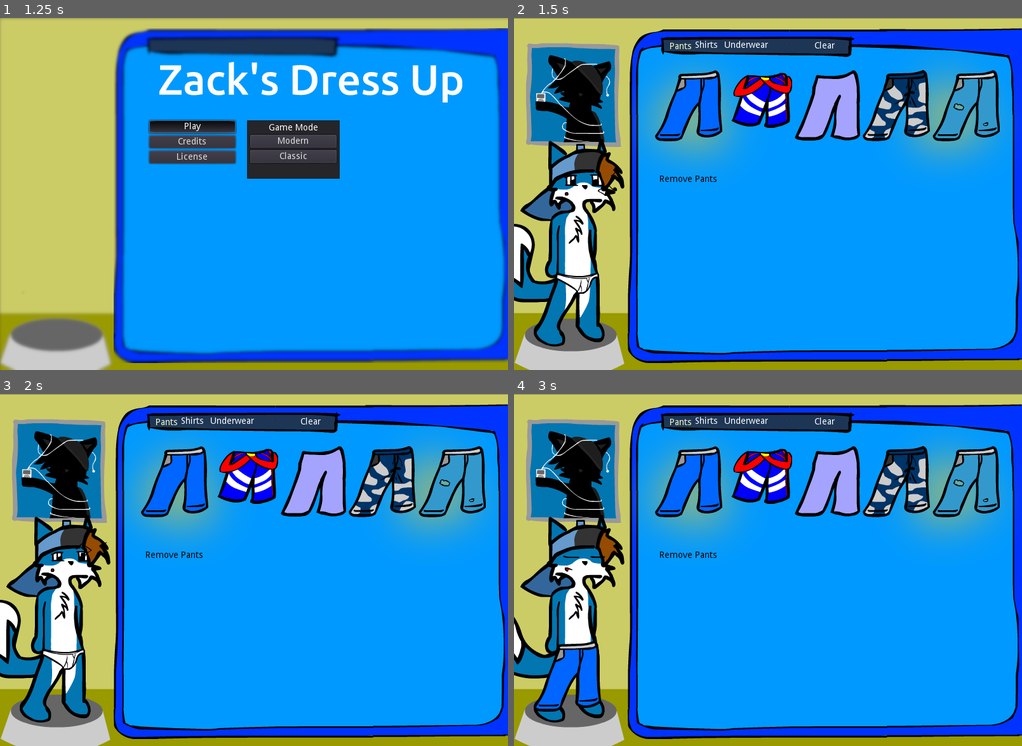
Above: before the commit, frames 1-4 (two rows, left to right).
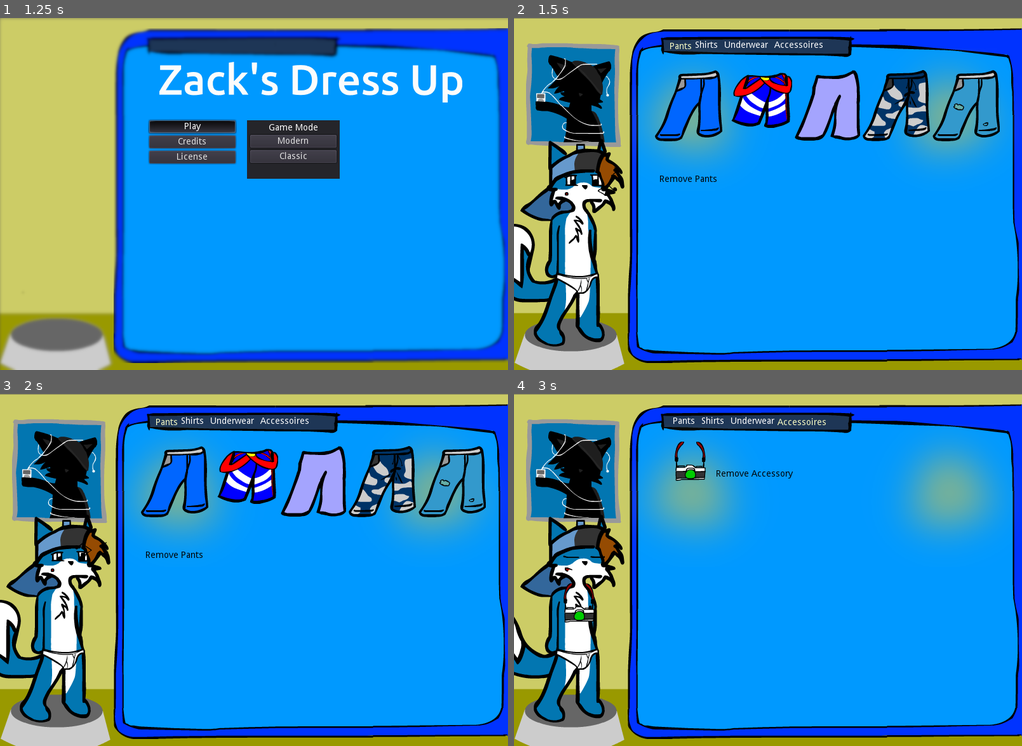
Above: after the commit, the same moments.

Repository: tonytins/dressupzack
Game: Godot game, scene res://TitleScn.tscn
Two runs of this game, one before a commit and one after it. Both use one fixed random seed, a clock stepped at 60 frames per second and the inputs below. Before the commit the project starts from res://StartScn.tscn.
Inputs (mouse positions are in pixels of both pictures, inside the frame that each line leads up to):
- Up to frame 1 (1.25 s): click "Play" at 0.5 s
- Up to frame 2 (1.5 s): click "Modern" at 1.25 s
- Up to frame 3 (2 s): no input
- Up to frame 4 (3 s): click (823, 422) at 2 s, where only the run before the commit has a clickable "Clear"; click (681, 474) at 2.77 s

Frame 1 is identical in both runs. In frame 2, 0.1% of the frame differs, in the area x 51-64%, y 6-9%; in frame 3, 0.1%; in frame 4, 11%, in the area x 4-96%, y 6-91%.

Commit message:
New underwear and varies internal tweaks
- New item for both modes: fundosi. This will be last new item in Classic mode due to the limitions in how it was designed.
- Certain assets for Classic mode have moved to the /classic directory.
- New accessories layor in Modern mode. The camera item to return. However, I had to get rid of the Clear [all] button.
- WinDialogs and GameKit are now autoloaded.
- StartScn was renamed to TitleScn.
- The boot splash (formally the game splash) is now transparent in order to let the game engine provide the background color.

Diff:
--- a/project/ClassicClothes.tscn
+++ b/project/ClassicClothes.tscn
@@ -1,25 +1,26 @@
-[gd_scene load_steps=19 format=2]
-
-[ext_resource path="res://assets/briefs_classic.png" type="Texture" id=1]
+[gd_scene load_steps=20 format=2]
+
+[ext_resource path="res://assets/classic/briefs_classic.png" type="Texture" id=1]
 [ext_resource path="res://src/ItemDrag.gd" type="Script" id=2]
-[ext_resource path="res://assets/zbriefs_classic.png" type="Texture" id=3]
-[ext_resource path="res://assets/jeans.png" type="Texture" id=4]
-[ext_resource path="res://assets/dj_shorts.png" type="Texture" id=5]
-[ext_resource path="res://assets/sweat_pants.png" type="Texture" id=6]
-[ext_resource path="res://assets/blue_camo_jeans.png" type="Texture" id=7]
-[ext_resource path="res://assets/beat_up_jeans.png" type="Texture" id=8]
-[ext_resource path="res://assets/old_sweatshirt.png" type="Texture" id=9]
-[ext_resource path="res://assets/dj_shirt.png" type="Texture" id=10]
-[ext_resource path="res://assets/raw_shirt.png" type="Texture" id=11]
-[ext_resource path="res://assets/atomic_shirt.png" type="Texture" id=12]
-[ext_resource path="res://assets/z_shirt.png" type="Texture" id=13]
-[ext_resource path="res://assets/biker_jacket.png" type="Texture" id=14]
-[ext_resource path="res://assets/whatsnew_shirt.png" type="Texture" id=15]
-[ext_resource path="res://assets/train_hoodie.png" type="Texture" id=16]
-[ext_resource path="res://assets/camera.png" type="Texture" id=17]
-[ext_resource path="res://assets/owo_censor_classic.png" type="Texture" id=18]
-
-[node name="Clothes" type="Node"]
+[ext_resource path="res://assets/classic/zbriefs_classic.png" type="Texture" id=3]
+[ext_resource path="res://assets/classic/fundosi_classic.png" type="Texture" id=4]
+[ext_resource path="res://assets/jeans.png" type="Texture" id=5]
+[ext_resource path="res://assets/dj_shorts.png" type="Texture" id=6]
+[ext_resource path="res://assets/sweat_pants.png" type="Texture" id=7]
+[ext_resource path="res://assets/blue_camo_jeans.png" type="Texture" id=8]
+[ext_resource path="res://assets/beat_up_jeans.png" type="Texture" id=9]
+[ext_resource path="res://assets/old_sweatshirt.png" type="Texture" id=10]
+[ext_resource path="res://assets/dj_shirt.png" type="Texture" id=11]
+[ext_resource path="res://assets/raw_shirt.png" type="Texture" id=12]
+[ext_resource path="res://assets/atomic_shirt.png" type="Texture" id=13]
+[ext_resource path="res://assets/z_shirt.png" type="Texture" id=14]
+[ext_resource path="res://assets/biker_jacket.png" type="Texture" id=15]
+[ext_resource path="res://assets/whatsnew_shirt.png" type="Texture" id=16]
+[ext_resource path="res://assets/train_hoodie.png" type="Texture" id=17]
+[ext_resource path="res://assets/classic/camera_classic.png" type="Texture" id=18]
+[ext_resource path="res://assets/classic/owo_censor_classic.png" type="Texture" id=19]
+
+[node name="Clothes" type="Node" index="0"]
 
 [node name="Wordrobe" type="ReferenceRect" parent="." index="0"]
 
@@ -46,10 +47,10 @@
 anchor_top = 0.0
 anchor_right = 0.0
 anchor_bottom = 0.0
-margin_left = 517.0
-margin_top = 462.0
-margin_right = 585.0
-margin_bottom = 496.0
+margin_left = 64.0
+margin_top = 397.0
+margin_right = 132.0
+margin_bottom = 431.0
 rect_pivot_offset = Vector2( 0, 0 )
 rect_clip_content = false
 focus_mode = 2
@@ -70,10 +71,10 @@
 anchor_top = 0.0
 anchor_right = 0.0
 anchor_bottom = 0.0
-margin_left = 403.0
-margin_top = 463.0
-margin_right = 471.0
-margin_bottom = 497.0
+margin_left = 371.0
+margin_top = 460.0
+margin_right = 439.0
+margin_bottom = 494.0
 rect_pivot_offset = Vector2( 0, 0 )
 rect_clip_content = false
 focus_mode = 2
@@ -86,6 +87,31 @@
 shortcut = null
 group = null
 texture_normal = ExtResource( 3 )
+script = ExtResource( 2 )
+_sections_unfolded = [ "Textures" ]
+
+[node name="Fundosi" type="TextureButton" parent="Wordrobe/Underwear" index="2"]
+
+anchor_left = 0.0
+anchor_top = 0.0
+anchor_right = 0.0
+anchor_bottom = 0.0
+margin_left = 508.0
+margin_top = 459.0
+margin_right = 576.0
+margin_bottom = 499.0
+rect_pivot_offset = Vector2( 0, 0 )
+rect_clip_content = false
+focus_mode = 2
+mouse_filter = 0
+mouse_default_cursor_shape = 0
+size_flags_horizontal = 1
+size_flags_vertical = 1
+toggle_mode = false
+enabled_focus_mode = 2
+shortcut = null
+group = null
+texture_normal = ExtResource( 4 )
 script = ExtResource( 2 )
 _sections_unfolded = [ "Textures" ]
 
@@ -441,7 +467,7 @@
 enabled_focus_mode = 2
 shortcut = null
 group = null
-texture_normal = ExtResource( 17 )
+texture_normal = ExtResource( 18 )
 script = ExtResource( 2 )
 _sections_unfolded = [ "Textures" ]
 
@@ -466,7 +492,7 @@
 enabled_focus_mode = 2
 shortcut = null
 group = null
-texture_normal = ExtResource( 18 )
+texture_normal = ExtResource( 19 )
 script = ExtResource( 2 )
 _sections_unfolded = [ "Textures" ]
 
@@ -474,6 +500,8 @@
 
 [connection signal="gui_input" from="Wordrobe/Underwear/ZBriefs" to="Wordrobe/Underwear/ZBriefs" method="_on_outfit_gui_input"]
 
+[connection signal="gui_input" from="Wordrobe/Underwear/Fundosi" to="Wordrobe/Underwear/Fundosi" method="_on_outfit_gui_input"]
+
 [connection signal="gui_input" from="Wordrobe/Bottoms/Jeans" to="Wordrobe/Bottoms/Jeans" method="_on_outfit_gui_input"]
 
 [connection signal="gui_input" from="Wordrobe/Bottoms/DJ Shorts" to="Wordrobe/Bottoms/DJ Shorts" method="_on_outfit_gui_input"]
--- a/project/Clothes.tscn
+++ b/project/Clothes.tscn
@@ -19,11 +19,13 @@
 [ext_resource path="res://assets/train_hoodie.png" type="Texture" id=17]
 [ext_resource path="res://assets/korm_shirt.png" type="Texture" id=18]
 [ext_resource path="res://assets/whatsnew_shirt.png" type="Texture" id=19]
-[ext_resource path="res://assets/briefs.png" type="Texture" id=20]
-[ext_resource path="res://assets/zbriefs.png" type="Texture" id=21]
-[ext_resource path="res://assets/owo_censor.png" type="Texture" id=22]
-[ext_resource path="res://assets/bottoms_placeholder.png" type="Texture" id=23]
-[ext_resource path="res://assets/tops_placeholder.png" type="Texture" id=24]
+[ext_resource path="res://assets/owo_censor.png" type="Texture" id=20]
+[ext_resource path="res://assets/briefs.png" type="Texture" id=21]
+[ext_resource path="res://assets/zbriefs.png" type="Texture" id=22]
+[ext_resource path="res://assets/fundosi.png" type="Texture" id=23]
+[ext_resource path="res://assets/camera.png" type="Texture" id=24]
+[ext_resource path="res://assets/bottoms_placeholder.png" type="Texture" id=25]
+[ext_resource path="res://assets/tops_placeholder.png" type="Texture" id=26]
 
 [sub_resource type="StyleBoxEmpty" id=1]
 
@@ -108,6 +110,7 @@
 
 [node name="Pants" type="Tabs" parent="RefRect/Wordrobe" index="0"]
 
+visible = false
 anchor_left = 0.0
 anchor_top = 0.0
 anchor_right = 1.0
@@ -611,9 +614,10 @@
 anchor_top = 0.0
 anchor_right = 0.0
 anchor_bottom = 0.0
+margin_left = -20.0
 margin_top = 10.0
-margin_right = 558.0
-margin_bottom = 112.0
+margin_right = 538.0
+margin_bottom = 122.0
 rect_pivot_offset = Vector2( 0, 0 )
 rect_clip_content = false
 mouse_filter = 1
@@ -623,7 +627,30 @@
 columns = 6
 _sections_unfolded = [ "Margin" ]
 
-[node name="Briefs" type="TextureButton" parent="RefRect/Wordrobe/Underwear/UndiesGrid" index="0"]
+[node name="OwO Censor" type="TextureButton" parent="RefRect/Wordrobe/Underwear/UndiesGrid" index="0"]
+
+anchor_left = 0.0
+anchor_top = 0.0
+anchor_right = 0.0
+anchor_bottom = 0.0
+margin_left = 220.0
+margin_right = 326.0
+margin_bottom = 112.0
+rect_pivot_offset = Vector2( 0, 0 )
+rect_clip_content = false
+focus_mode = 2
+mouse_filter = 0
+mouse_default_cursor_shape = 0
+size_flags_horizontal = 1
+size_flags_vertical = 1
+toggle_mode = false
+enabled_focus_mode = 2
+shortcut = null
+group = null
+texture_normal = ExtResource( 20 )
+_sections_unfolded = [ "Textures" ]
+
+[node name="Briefs" type="TextureButton" parent="RefRect/Wordrobe/Underwear/UndiesGrid" index="1"]
 
 anchor_left = 0.0
 anchor_top = 0.0
@@ -642,9 +669,9 @@
 enabled_focus_mode = 2
 shortcut = null
 group = null
-texture_normal = ExtResource( 20 )
-
-[node name="ZBriefs" type="TextureButton" parent="RefRect/Wordrobe/Underwear/UndiesGrid" index="1"]
+texture_normal = ExtResource( 21 )
+
+[node name="ZBriefs" type="TextureButton" parent="RefRect/Wordrobe/Underwear/UndiesGrid" index="2"]
 
 anchor_left = 0.0
 anchor_top = 0.0
@@ -664,17 +691,17 @@
 enabled_focus_mode = 2
 shortcut = null
 group = null
-texture_normal = ExtResource( 21 )
-_sections_unfolded = [ "Textures" ]
-
-[node name="OwO Censor" type="TextureButton" parent="RefRect/Wordrobe/Underwear/UndiesGrid" index="2"]
-
-anchor_left = 0.0
-anchor_top = 0.0
-anchor_right = 0.0
-anchor_bottom = 0.0
-margin_left = 220.0
-margin_right = 326.0
+texture_normal = ExtResource( 22 )
+_sections_unfolded = [ "Textures" ]
+
+[node name="Fundosi" type="TextureButton" parent="RefRect/Wordrobe/Underwear/UndiesGrid" index="3"]
+
+anchor_left = 0.0
+anchor_top = 0.0
+anchor_right = 0.0
+anchor_bottom = 0.0
+margin_left = 330.0
+margin_right = 436.0
 margin_bottom = 112.0
 rect_pivot_offset = Vector2( 0, 0 )
 rect_clip_content = false
@@ -687,37 +714,97 @@
 enabled_focus_mode = 2
 shortcut = null
 group = null
-texture_normal = ExtResource( 22 )
-_sections_unfolded = [ "Textures" ]
-
-[node name="ClearBtn" type="Button" parent="RefRect" index="1"]
-
-anchor_left = 0.0
-anchor_top = 0.0
-anchor_right = 0.0
-anchor_bottom = 0.0
-margin_left = 245.0
-margin_top = 16.0
-margin_right = 316.0
-margin_bottom = 36.0
-rect_pivot_offset = Vector2( 0, 0 )
-rect_clip_content = false
-focus_mode = 2
-mouse_filter = 0
-mouse_default_cursor_shape = 0
-size_flags_horizontal = 1
-size_flags_vertical = 1
-toggle_mode = false
-enabled_focus_mode = 2
-shortcut = null
-group = null
-text = "KCLR"
+texture_normal = ExtResource( 23 )
+_sections_unfolded = [ "Textures" ]
+
+[node name="Accessoires" type="Tabs" parent="RefRect/Wordrobe" index="3"]
+
+anchor_left = 0.0
+anchor_top = 0.0
+anchor_right = 1.0
+anchor_bottom = 1.0
+margin_top = 29.0
+rect_pivot_offset = Vector2( 0, 0 )
+rect_clip_content = false
+mouse_filter = 0
+mouse_default_cursor_shape = 0
+size_flags_horizontal = 1
+size_flags_vertical = 1
+tab_align = 1
+scrolling_enabled = true
+
+[node name="AccessoiresGrid" type="GridContainer" parent="RefRect/Wordrobe/Accessoires" index="0"]
+
+anchor_left = 0.0
+anchor_top = 0.0
+anchor_right = 0.0
+anchor_bottom = 0.0
+margin_left = -14.0
+margin_top = 14.0
+margin_right = 536.0
+margin_bottom = 119.0
+rect_pivot_offset = Vector2( 0, 0 )
+rect_clip_content = false
+mouse_filter = 1
+mouse_default_cursor_shape = 0
+size_flags_horizontal = 1
+size_flags_vertical = 1
+columns = 6
+
+[node name="Camera" type="TextureButton" parent="RefRect/Wordrobe/Accessoires/AccessoiresGrid" index="0"]
+
+anchor_left = 0.0
+anchor_top = 0.0
+anchor_right = 0.0
+anchor_bottom = 0.0
+margin_right = 85.0
+margin_bottom = 105.0
+rect_pivot_offset = Vector2( 0, 0 )
+rect_clip_content = false
+focus_mode = 2
+mouse_filter = 0
+mouse_default_cursor_shape = 0
+size_flags_horizontal = 1
+size_flags_vertical = 1
+toggle_mode = false
+enabled_focus_mode = 2
+shortcut = null
+group = null
+texture_normal = ExtResource( 24 )
+_sections_unfolded = [ "Rect", "Textures" ]
+
+[node name="RemoveAccessoryBtn" type="Button" parent="RefRect/Wordrobe/Accessoires/AccessoiresGrid" index="1"]
+
+anchor_left = 0.0
+anchor_top = 0.0
+anchor_right = 0.0
+anchor_bottom = 0.0
+margin_left = 89.0
+margin_right = 222.0
+margin_bottom = 105.0
+rect_min_size = Vector2( 85, 105 )
+rect_pivot_offset = Vector2( 0, 0 )
+rect_clip_content = false
+focus_mode = 2
+mouse_filter = 0
+mouse_default_cursor_shape = 0
+size_flags_horizontal = 1
+size_flags_vertical = 1
+custom_colors/font_color_disabled = Color( 0, 0, 0, 1 )
+custom_colors/font_color = Color( 0, 0, 0, 1 )
+custom_colors/font_color_hover = Color( 0, 0, 0, 1 )
+custom_colors/font_color_pressed = Color( 0, 0, 0, 1 )
+toggle_mode = false
+enabled_focus_mode = 2
+shortcut = null
+group = null
+text = "Remove Accessory"
 flat = true
 align = 1
+_sections_unfolded = [ "custom_colors" ]
 
 [node name="Body" type="ReferenceRect" parent="." index="3"]
 
-editor/display_folded = true
 anchor_left = 0.0
 anchor_top = 0.0
 anchor_right = 0.0
@@ -755,11 +842,19 @@
 [node name="Top" type="Sprite" parent="Body" index="2"]
 
 position = Vector2( 65.0597, 65.3242 )
-texture = ExtResource( 24 )
+texture = ExtResource( 26 )
 __meta__ = {
 "_edit_lock_": true
 }
 
+[node name="Accessory" type="Sprite" parent="Body" index="3"]
+
+position = Vector2( 65.0597, 65.3242 )
+texture = ExtResource( 26 )
+__meta__ = {
+"_edit_lock_": true
+}
+
 [connection signal="pressed" from="RefRect/Wordrobe/Pants/PantsGrid/Jeans" to="." method="_on_Jeans_pressed"]
 
 [connection signal="pressed" from="RefRect/Wordrobe/Pants/PantsGrid/DJ Shorts" to="." method="_on_DJ_Shorts_pressed"]
@@ -794,10 +889,14 @@
 
 [connection signal="pressed" from="RefRect/Wordrobe/Shirts/ShirtsGrid/Remove Shirt" to="." method="_on_Remove_Shirt_pressed"]
 
+[connection signal="pressed" from="RefRect/Wordrobe/Underwear/UndiesGrid/OwO Censor" to="." method="_on_OwO_Censor_pressed"]
+
 [connection signal="pressed" from="RefRect/Wordrobe/Underwear/UndiesGrid/Briefs" to="." method="_on_Briefs_pressed"]
 
 [connection signal="pressed" from="RefRect/Wordrobe/Underwear/UndiesGrid/ZBriefs" to="." method="_on_ZBriefs_pressed"]
 
-[connection signal="pressed" from="RefRect/Wordrobe/Underwear/UndiesGrid/OwO Censor" to="." method="_on_OwO_Censor_pressed"]
-
-[connection signal="pressed" from="RefRect/ClearBtn" to="." method="_on_ClearBtn_pressed"]
+[connection signal="pressed" from="RefRect/Wordrobe/Underwear/UndiesGrid/Fundosi" to="." method="_on_Fundosi_pressed"]
+
+[connection signal="pressed" from="RefRect/Wordrobe/Accessoires/AccessoiresGrid/Camera" to="." method="_on_Camera_pressed"]
+
+[connection signal="pressed" from="RefRect/Wordrobe/Accessoires/AccessoiresGrid/RemoveAccessoryBtn" to="." method="_on_RemoveAccessoryBtn_pressed"]
--- a/project/StartScn.tscn
+++ b/project/TitleScn.tscn
@@ -1,6 +1,6 @@
 [gd_scene load_steps=7 format=2]
 
-[ext_resource path="res://src/StartScn.gd" type="Script" id=1]
+[ext_resource path="res://src/TitleScn.gd" type="Script" id=1]
 [ext_resource path="res://assets/modern_dress_up_blurred_bg.png" type="Texture" id=2]
 [ext_resource path="res://assets/dressup_blurred_wardrobe.png" type="Texture" id=3]
 [ext_resource path="res://assets/classic_dress_up_blurred_bg.png" type="Texture" id=4]
--- a/project/WinDialogs.tscn
+++ b/project/WinDialogs.tscn
@@ -3,7 +3,7 @@
 [ext_resource path="res://src/WinDialogs.gd" type="Script" id=1]
 [ext_resource path="res://music/song.ogg" type="AudioStream" id=2]
 
-[node name="WinDialogs" type="Node" index="0"]
+[node name="WinDialogs" type="Node"]
 
 script = ExtResource( 1 )
 
@@ -151,7 +151,6 @@
 
 [node name="CreditsWin" type="AcceptDialog" parent="." index="2"]
 
-editor/display_folded = true
 visible = false
 anchor_left = 0.0
 anchor_top = 0.0
@@ -200,6 +199,7 @@
 Clothing inspired by
 Megawolf77
 Canon Rhode
+Raier
 
 [img]assets/sixam_logo_200px.png[/img]
 SixAM is a brand by Anthony Wilcox.
@@ -217,6 +217,7 @@
 Clothing inspired by
 Megawolf77
 Canon Rhode
+Raier
 
 
 SixAM is a brand by Anthony Wilcox.
--- a/project/lang/local.csv
+++ b/project/lang/local.csv
@@ -7,7 +7,6 @@
 KRBT,Remove Pants,Ta bort byxor
 KCLS,Classic,Klassisk
 KUND,Underwear,Underkläder
-KCLR,Clear,Klar
 KRUS,Resume,Återuppta
 KPUS,Paused,Pausad
 KMUS,Music,Musik
--- a/project/project.godot
+++ b/project/project.godot
@@ -11,11 +11,17 @@
 [application]
 
 config/name="Zack's Dress Up"
-run/main_scene="res://StartScn.tscn"
+run/main_scene="res://TitleScn.tscn"
 config/use_custom_user_dir=true
-boot_splash/image="res://assets/game_splash.png"
+boot_splash/image="res://boot_splash.png"
+boot_splash/bg_color=Color( 0.8, 0.8, 0.4, 1 )
 config/icon="res://icon.png"
 name_sv="Zacks klä upp"
+
+[autoload]
+
+GameKit="*res://src/GameKit.gd"
+WinDialogs="*res://WinDialogs.tscn"
 
 [display]
 
--- a/project/src/Clothes.gd
+++ b/project/src/Clothes.gd
@@ -2,9 +2,13 @@
 # See the LICENSE file in the project root for more information.
 extends Node
 
+# Default clothing
 onready var bottoms = load("res://assets/bottoms_placeholder.png")
+onready var tops = load("res://assets/tops_placeholder.png")
+onready var accessory = load("res://assets/tops_placeholder.png")
+# ZC's Dress Up was stylized to be cute, not adult.
+# Underwear cam be suggestive but never lewd.
 onready var undies = load("res://assets/briefs.png")
-onready var tops = load("res://assets/tops_placeholder.png")
 
 func change_bottoms(new_bottom):
 	bottoms = new_bottom
@@ -28,6 +32,14 @@
 		$Body/Top.texture = tops
 
 	$Body/Top.texture = tops
+
+func change_accessoires(new_accessory):
+	accessory = new_accessory
+
+	if new_accessory == null:
+		$Body/Top.texture = accessory
+
+	$Body/Accessory.texture = accessory
 
 func _on_DJ_Shorts_pressed():
 	change_bottoms(load("res://assets/dj_shorts.png"))
@@ -81,11 +93,6 @@
 func _on_Blue_Camo_Jeans_pressed():
 	change_bottoms(load("res://assets/blue_camo_jeans.png"))
 
-func _on_ClearBtn_pressed():
-	change_bottoms(null)
-	change_undies(load("res://assets/briefs.png"))
-	change_tops(null)
-
 func _on_Whats_New_Shirt_pressed():
 	change_tops(load("res://assets/whatsnew_shirt.png"))
 
@@ -94,3 +101,12 @@
 
 func _on_Remove_Pants_pressed():
 	change_bottoms(null)
+
+func _on_Fundosi_pressed():
+	change_undies(load("res://assets/fundosi.png"))
+
+func _on_Camera_pressed():
+	change_accessoires(load("res://assets/camera.png"))
+
+func _on_RemoveAccessoryBtn_pressed():
+	change_accessoires(null)
--- a/project/src/GameKit.gd
+++ b/project/src/GameKit.gd
@@ -13,5 +13,5 @@
 		get_tree().change_scene("res://ClassicScn.tscn")
 	elif new_mode == "modern":
 		get_tree().change_scene("res://ModernScn.tscn")
-	elif new_mode == "start":
-		get_tree().change_scene("res://StartScn.tscn")
+	elif new_mode == "title":
+		get_tree().change_scene("res://TitleScn.tscn")
--- a/project/src/WinDialogs.gd
+++ b/project/src/WinDialogs.gd
@@ -4,7 +4,7 @@
 
 func _on_ExitBtn_pressed():
 	is_game_paused(false)
-	switch_scenes("start")
+	switch_scenes("title")
 
 func _on_SettingsBtn_pressed():
 	$SettingsWin.show()
Not shown: 13 places in project/ClassicClothes.tscn that only renumber resources
Not shown: 3 places in project/Clothes.tscn that only renumber resources
Binary file changed: project/assets/camera.png
Renamed: project/assets/briefs_classic.png -> project/assets/classic/briefs_classic.png
Not shown, changed: project/assets/classic/briefs_classic.png.import
Binary file added: project/assets/classic/camera_classic.png
Not shown, added: project/assets/classic/camera_classic.png.import
Binary file added: project/assets/classic/fundosi_classic.png
Not shown, added: project/assets/classic/fundosi_classic.png.import
Renamed: project/assets/owo_censor_classic.png -> project/assets/classic/owo_censor_classic.png
Not shown, changed: project/assets/classic/owo_censor_classic.png.import
Renamed: project/assets/zbriefs_classic.png -> project/assets/classic/zbriefs_classic.png
(and 9 more such lines)
